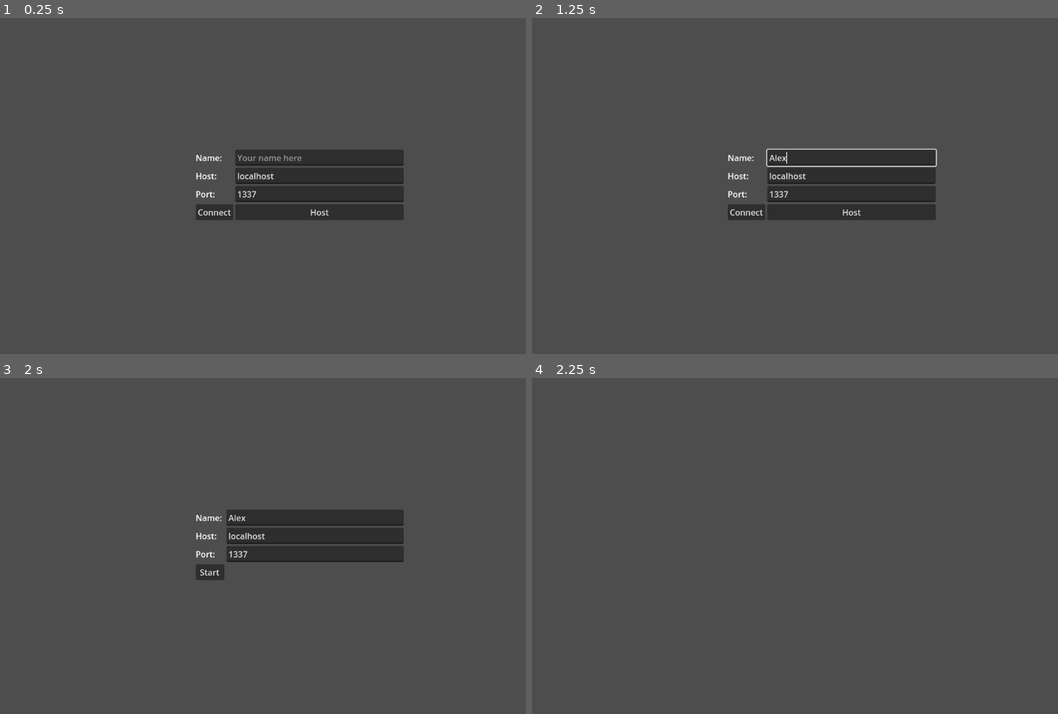
Above: before the commit, frames 1-4 (two rows, left to right).
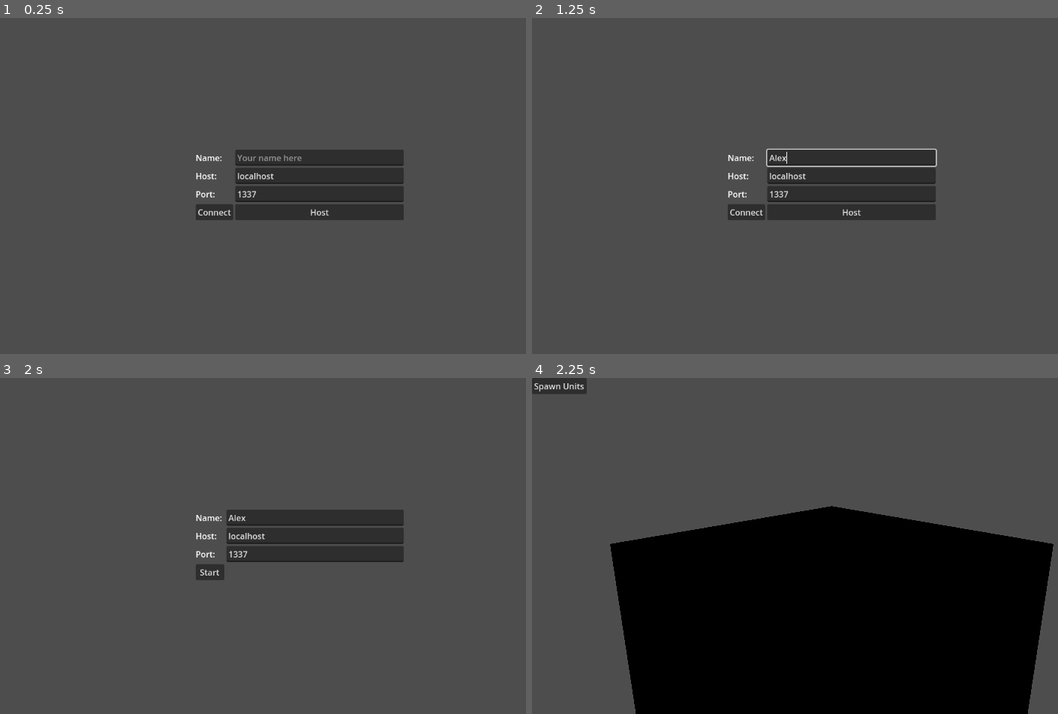
Above: after the commit, the same moments.

Repository: chamelopi/multiplayer-poc-gd
Game: Godot game, scene res://ConnectScene.tscn
Same seed, same stepped clock (60 frames per second), same inputs: the game is played once before the commit and once after it.
Inputs (mouse positions are in pixels of both pictures, inside the frame that each line leads up to):
- Up to frame 1 (0.25 s): no input
- Up to frame 2 (1.25 s): click (852, 159) at 0.52 s; type "Alex" at 0.6 s
- Up to frame 3 (2 s): click "Host" at 1.25 s
- Up to frame 4 (2.25 s): click "Start" at 2 s

Frames 1-3 are identical in both runs. In frame 4, 45% of the frame differs, in the area x 0-100%, y 0-100%.

Commit message:
Implement spawning

Diff:
--- a/Game.gd
+++ b/Game.gd
@@ -1,6 +1,8 @@
 extends Node3D
 
 var lobby
+
+var unit_scene = preload("res://Unit.tscn")
 
 func _ready():
 	# Let lobby know that we finished loading
@@ -38,7 +40,7 @@
 	get_tree().set_pause(false)
 	for id in lobby.players:
 		var prefix = "(me) " if id == lobby.get_multiplayer_id() else ""
-		$PlayerList.text += prefix + lobby.players[id]["name"] + "\n"
+		$UI/PlayerList.text += prefix + lobby.players[id]["name"] + "\n"
 
 # -------------------------------------------
 
@@ -49,4 +51,22 @@
 	start += delta
 	if start - last > 1.0:
 		last = start
-		print(lobby.get_multiplayer_id(), "doing something")
+#		print(lobby.get_multiplayer_id(), "doing something")
+
+@rpc("any_peer", "call_local", "reliable")
+func spawn_units():
+	print(lobby.get_multiplayer_id(), "spawning units")
+	for i in range(100):
+		var unit = unit_scene.instantiate()
+		unit.position.z = randf_range(-15.0, 15.0)
+		unit.position.x = randf_range(-15.0, 15.0)
+		# For now, these have server authority
+		unit.set_multiplayer_authority(1)
+		# unit scene needs to have replication config (select MultiplayerSynchronizer
+		# & go to bottom panel to select properties for sync)
+		# unit scene needs to be added to Auto Spawn list & we need to set 'true' here
+		$Units.add_child(unit, true)
+
+func _on_spawn_button_pressed():
+	print(lobby.get_multiplayer_id(), "call spawn_units")
+	spawn_units.rpc_id(1)
--- a/MainScene.tscn
+++ b/MainScene.tscn
@@ -1,10 +1,41 @@
-[gd_scene load_steps=2 format=3 uid="uid://bm352inyees8b"]
+[gd_scene load_steps=4 format=3 uid="uid://bm352inyees8b"]
 
 [ext_resource type="Script" path="res://Game.gd" id="1_8stwa"]
+
+[sub_resource type="PlaneMesh" id="PlaneMesh_g7n02"]
+size = Vector2(15, 15)
+
+[sub_resource type="StandardMaterial3D" id="StandardMaterial3D_ck7gq"]
+albedo_color = Color(0.180392, 0.407843, 0.164706, 1)
 
 [node name="Game" type="Node3D"]
 script = ExtResource("1_8stwa")
 
-[node name="PlayerList" type="Label" parent="."]
+[node name="UI" type="VBoxContainer" parent="."]
 offset_right = 40.0
-offset_bottom = 23.0
+offset_bottom = 40.0
+
+[node name="SpawnButton" type="Button" parent="UI"]
+layout_mode = 2
+text = "Spawn Units"
+
+[node name="PlayerList" type="Label" parent="UI"]
+layout_mode = 2
+
+[node name="Units" type="MultiplayerSpawner" parent="."]
+_spawnable_scenes = PackedStringArray("res://Unit.tscn")
+spawn_path = NodePath(".")
+spawn_limit = 100000
+
+[node name="MeshInstance3D" type="MeshInstance3D" parent="."]
+mesh = SubResource("PlaneMesh_g7n02")
+surface_material_override/0 = SubResource("StandardMaterial3D_ck7gq")
+
+[node name="CameraRoot" type="Node3D" parent="."]
+transform = Transform3D(0.707107, 0, 0.707107, 0, 1, 0, -0.707107, 0, 0.707107, 7, 3.5, 7)
+
+[node name="Camera3D" type="Camera3D" parent="CameraRoot"]
+transform = Transform3D(1, 0, 0, 0, 0.939693, 0.34202, 0, -0.34202, 0.939693, 0, 0, 0)
+current = true
+
+[connection signal="pressed" from="UI/SpawnButton" to="." method="_on_spawn_button_pressed"]
--- /dev/null
+++ b/Unit.tscn
@@ -0,0 +1,26 @@
+[gd_scene load_steps=4 format=3 uid="uid://csijyqwfh6iy1"]
+
+[sub_resource type="CapsuleMesh" id="CapsuleMesh_81abd"]
+
+[sub_resource type="CapsuleShape3D" id="CapsuleShape3D_wnypj"]
+
+[sub_resource type="SceneReplicationConfig" id="SceneReplicationConfig_xmyj2"]
+properties/0/path = NodePath(".:position")
+properties/0/spawn = true
+properties/0/sync = true
+properties/0/watch = false
+properties/1/path = NodePath(".:rotation")
+properties/1/spawn = true
+properties/1/sync = true
+properties/1/watch = false
+
+[node name="Unit" type="CharacterBody3D"]
+
+[node name="MeshInstance3D" type="MeshInstance3D" parent="."]
+mesh = SubResource("CapsuleMesh_81abd")
+
+[node name="CollisionShape3D" type="CollisionShape3D" parent="."]
+shape = SubResource("CapsuleShape3D_wnypj")
+
+[node name="MultiplayerSynchronizer" type="MultiplayerSynchronizer" parent="."]
+replication_config = SubResource("SceneReplicationConfig_xmyj2")
Not shown, added: README.md
